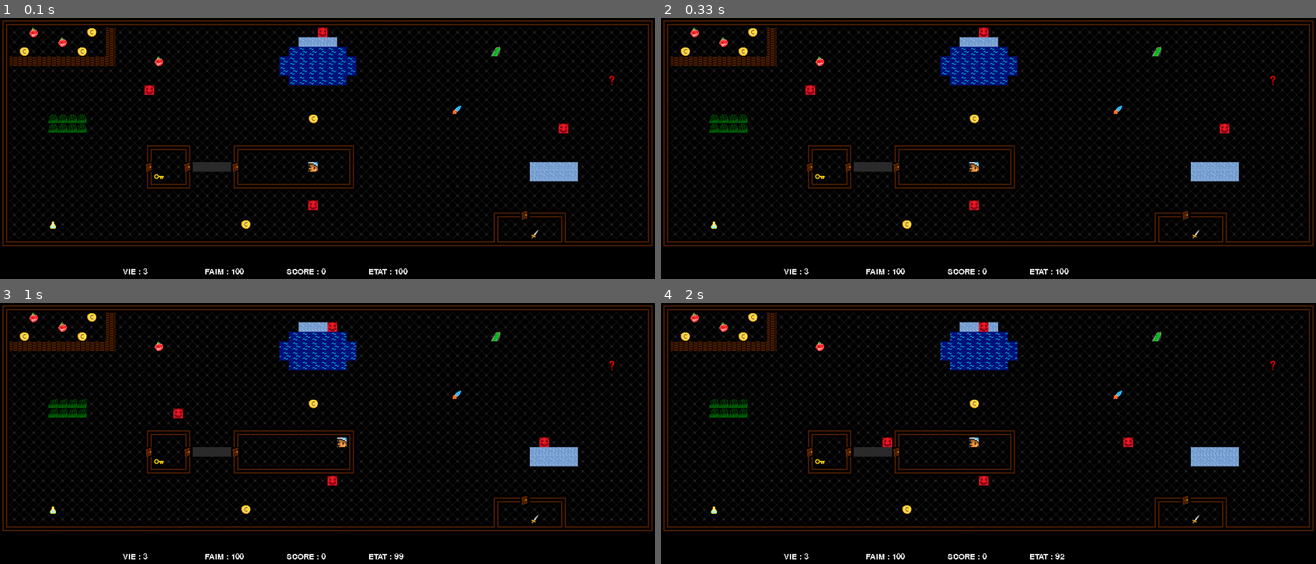
Above: before the commit, frames 1-4 (two rows, left to right).
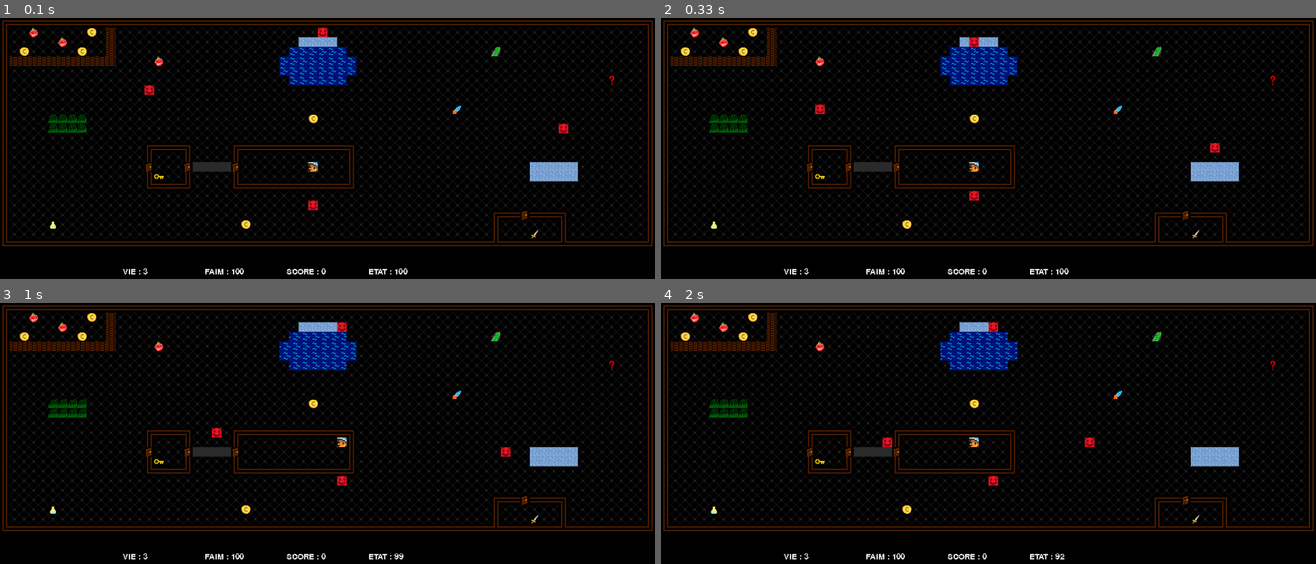
Above: after the commit, the same moments.

Repository: LouisJustinTALLOT/Hackathon-Bellon-Gstalter-Tallot
Game: pygame game, started from main.py
Two runs of this game, one before a commit and one after it. Both use one fixed random seed, a clock stepped at 60 frames per second and the inputs below.
Inputs:
- Up to frame 1 (0.1 s): no input
- Up to frame 2 (0.33 s): no input
- Up to frame 3 (1 s): hold Right 0.33-0.8 s; hold Up from 0.83 s (still down)
- Up to frame 4 (2 s): release Up at 1.13 s; hold Right 1.17-1.63 s; hold Left from 1.67 s (still down)

Frame 1 is identical in both runs. In frame 2, 0.5% of the frame differs, in the area x 22-87%, y 3-74%; in frame 3, 0.5%; in frame 4, 0.5%, in the area x 45-89%, y 7-70%.

Commit message:
Des monstres plus agressifs (un peu trop ?)

Diff:
--- a/src/game.py
+++ b/src/game.py
@@ -22,9 +22,9 @@
     for i in range(n):
         for j in range(m):
             if mat[i][j] == 5 : # on pourra étendre
-                liste_monstres.append(heros.Monstre(j, i))
+                liste_monstres.append(heros.Monstre(j, i, niveau=i+1))
             if mat[i][j] == 49:
-                liste_monstres.append(heros.Monstre(j, i, aquatique=True, no=49))
+                liste_monstres.append(heros.Monstre(j, i, aquatique=True, no=49, niveau=i+1))
 
 
     return mat, x0, y0, liste_monstres
@@ -99,7 +99,7 @@
                         case = 39
 
                 elif case in [43, 44]:
-                    case += (increment_aleatoire_2==0)
+                    case += (increment_aleatoire_3==0)
                     if case > 44:
                         case = 43
 
@@ -112,16 +112,19 @@
                 perso.compteur_fusee -= 1
                 if perso.compteur_fusee == 0:
                     perso.fusee = 1
+
+        # puis on déplace les monstres
+        monstre : heros.Monstre
+        compteur_mvt = (compteur_mvt+1)%2
+        for monstre in liste_monstres :
+            monstre.deplace_vers_heros(mat, perso, compteur_mvt)
+
         pg.time.wait(delta_t//perso.fusee)
 
         if has_changed:
             # le personnage a alors bougé
             has_changed = False
-            # puis on déplace les monstres
-            monstre : heros.Monstre
-            compteur_mvt = (compteur_mvt+1)%2
-            for monstre in liste_monstres :
-                monstre.deplace_vers_heros(mat, perso, compteur_mvt)
+
 
         if perso.escalier:
             # on va passer au niveau suivant
@@ -146,6 +149,12 @@
             mat[perso.y][perso.x] = perso.precedent
             perso.x, perso.y = perso.x0, perso.y0
             mat[perso.y][perso.x] = 1
+            for monstre in liste_monstres:
+                mat[monstre.y][monstre.x] = monstre.precedent
+                monstre.x, monstre.y = monstre.x0, monstre.y0
+                monstre.compteur_attaque = 0
+                monstre.etat = monstre.ETAT_MAX * monstre.niveau
+                monstre.vie = 1
 
             # pg.time.wait(1000)
 
--- a/src/heros.py
+++ b/src/heros.py
@@ -86,15 +86,17 @@
             monstre : Monstre
             for i, monstre in enumerate(liste_monstres):
                 if (monstre.x, monstre.y) == (x, y):
-                    break
-            if self.epee:
-                matrice[y][x] = 0
-                self.score += 30
-                monstre.vie = 0
-                monstre.deplacement((0,0), matrice)
-                liste_monstres.pop(i)
-            else:
-                self.etat -= 20
+                    if self.epee:
+                        matrice[y][x] = 0
+                        monstre.etat -= rd.randint(15, 30)
+                        monstre.deplacement((0,0), matrice, self)
+                        self.etat -= rd.randint(0, 10)
+                    else:
+                        if not monstre.compteur_attaque:
+                            self.etat -= rd.randint(10, 20)
+                            monstre.compteur_attaque -= 1
+                        monstre.compteur_attaque = 10
+
 
         elif prochain == 7:   # potion
             matrice[self.y][self.x] = 0
@@ -182,16 +184,17 @@
 class Monstre:
     """La classe dont les monstres vont être des instances"""
 
-    ETAT_MAX = 100
-    FAIM_MAX = 100
-
-    def __init__(self, x=0, y=0, aquatique=False, no=5):
+    ETAT_MAX = 20
+    # FAIM_MAX = 100    # les monstres n'ont pas faim
+
+    def __init__(self, x=0, y=0, aquatique=False, no=5, niveau=0):
         self.x = x
         self.y = y
         self.x0, self.y0 = x, y # les positions initiales pour respawn
-        self.vie = 3
-        self.etat = self.ETAT_MAX
-        self.faim = self.FAIM_MAX
+        self.niveau = niveau
+        self.vie = 1 # le monstre a une seule vie
+        self.etat = self.ETAT_MAX * self.niveau
+        # self.faim = self.FAIM_MAX
         # self.escalier = False
         # self.epee = False
         # self.clef = False
@@ -202,8 +205,9 @@
         # self.argent = 0
         self.precedent = 0
         self.numero = no
-
-    def deplacement(self, direction, matrice):
+        self.compteur_attaque = 0
+
+    def deplacement(self, direction, matrice, heros:Heros):
         """On déplace les monstres dans la direction demandée
         en suivant les règles applicables
         """
@@ -214,6 +218,10 @@
         y += direction[1]
 
         prochain = matrice[y][x]
+
+        if self.etat <= 0:
+            self.vie = 0
+            heros.score += 30
 
         if not self.vie:
             matrice[self.y][self.x] = self.precedent
@@ -270,6 +278,17 @@
             #     self.score += 30
             # else:
             #     self.etat -= 20
+
+        elif prochain == 1:   # héros
+            if heros.epee:
+                self.etat -= rd.randint(15, 30)
+                heros.etat -= rd.randint(0, 10)
+            else:
+                if not self.compteur_attaque:
+                    heros.etat -= rd.randint(5, 20)
+                    self.compteur_attaque = 10
+                self.compteur_attaque -= 1
+
 
         elif prochain == 7:   # potion
             matrice[self.y][self.x] = 0
@@ -356,7 +375,10 @@
                     self.precedent = prochain
                 matrice[self.y][self.x] = self.numero
 
-    def deplace_vers_heros(self,matrice, heros:Heros, compteur_mvt=0, deja_fait=False):
+
+
+
+    def deplace_vers_heros(self, matrice, heros:Heros, compteur_mvt=0, deja_fait=False):
         """Déplace automatiquement le monstre dans la direction du héros"""
         # on a x, y du heros
         # on détermine vers où il est par rapport à nous
@@ -375,9 +397,9 @@
             dep_y = 0
 
         if compteur_mvt:
-            self.deplacement((dep_x, 0), matrice)
+            self.deplacement((dep_x, 0), matrice, heros)
         else:
-            self.deplacement((0, dep_y), matrice)
+            self.deplacement((0, dep_y), matrice, heros)
 
         if rd.random()>0.6 and not deja_fait:
             self.deplace_vers_heros(matrice, heros, (compteur_mvt+1)%2, True)
